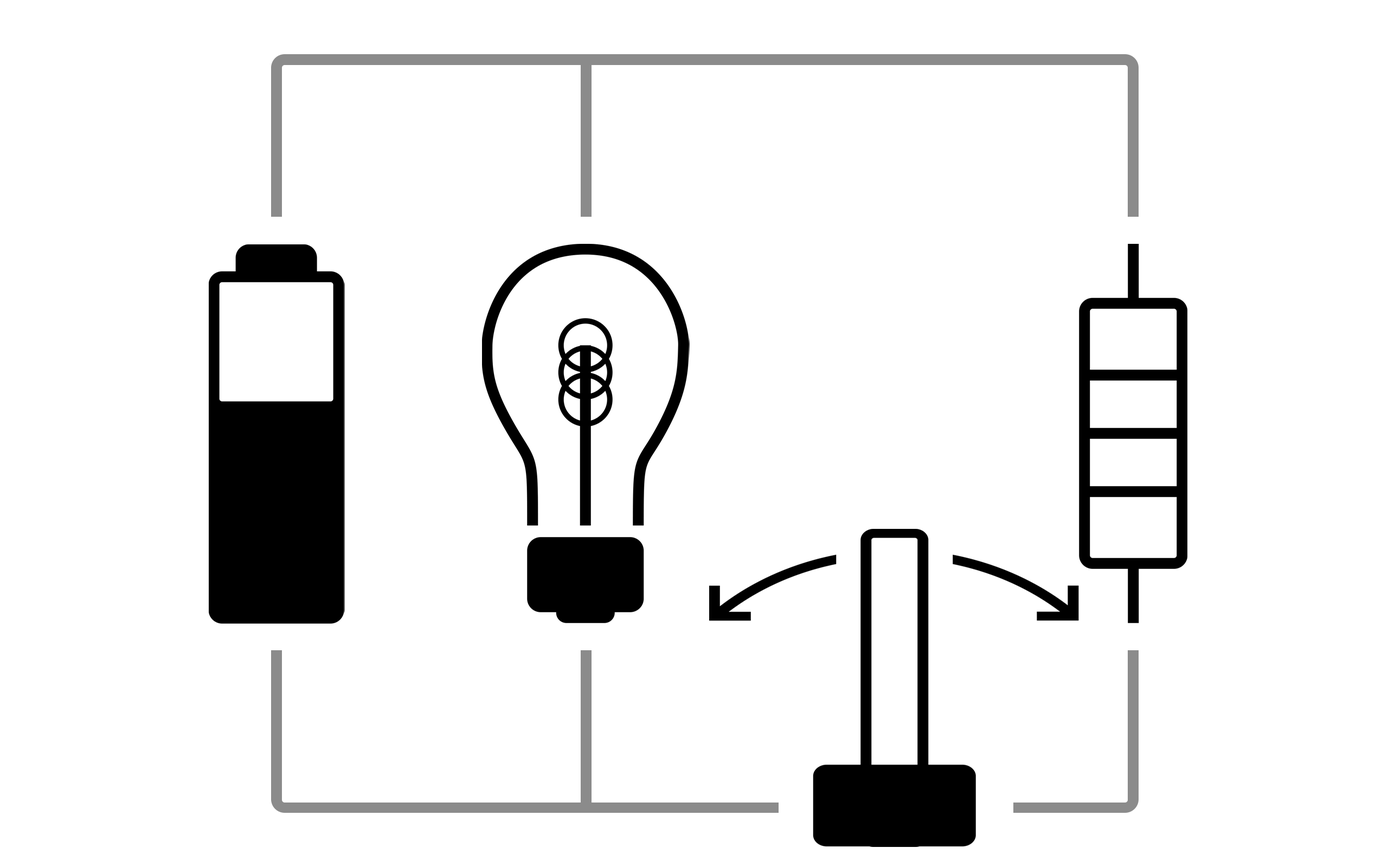
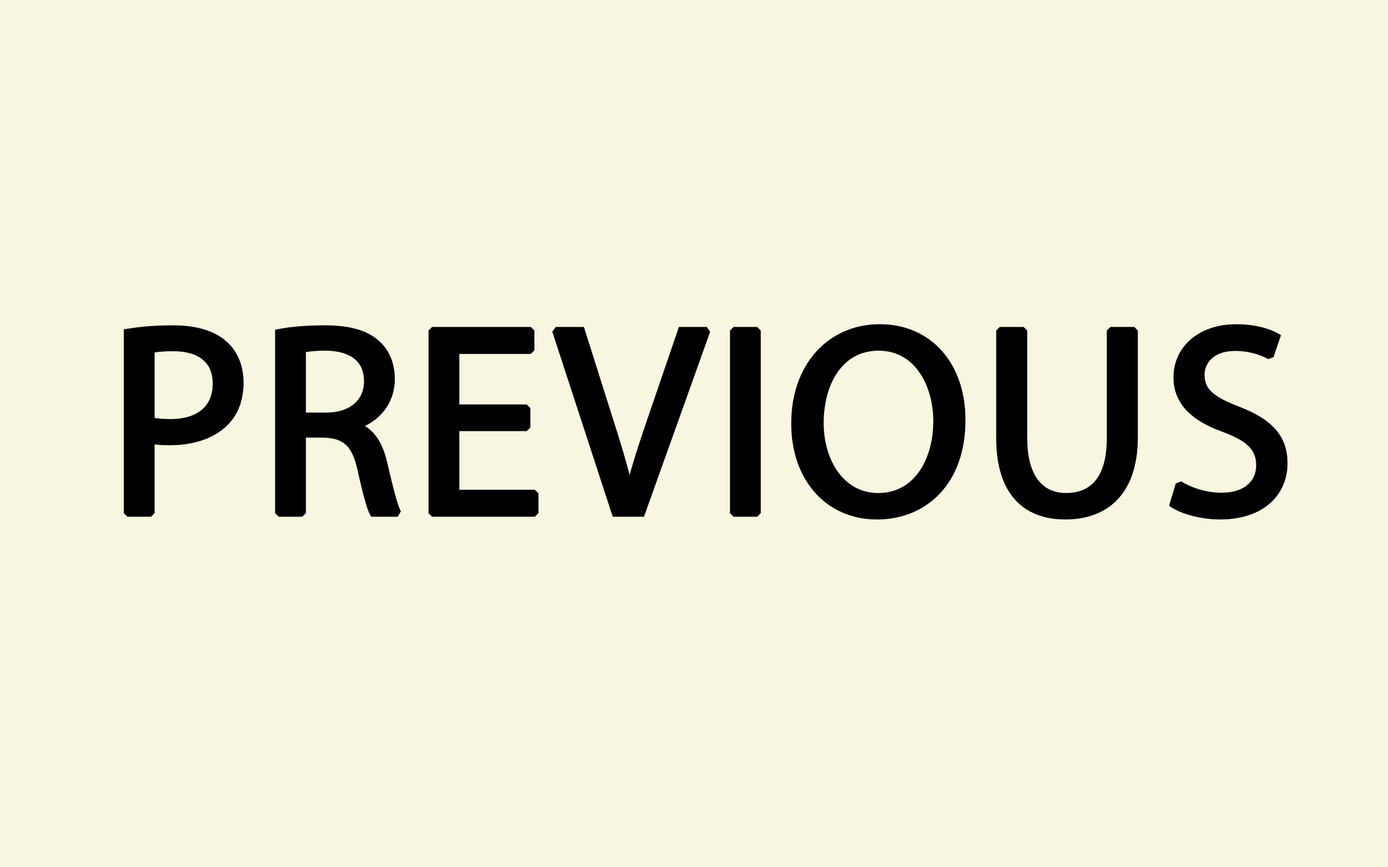
Comparing the layer stacks of the two 1388x867 images. Changes:
hid group "Level3" (7 layers) over 208, 54, 1188, 848
added layer "PREVIOUS" above "Color Fill 1" over 123, 324, 1288, 520
added layer "Color Fill 1" over 0, 0, 1388, 867
